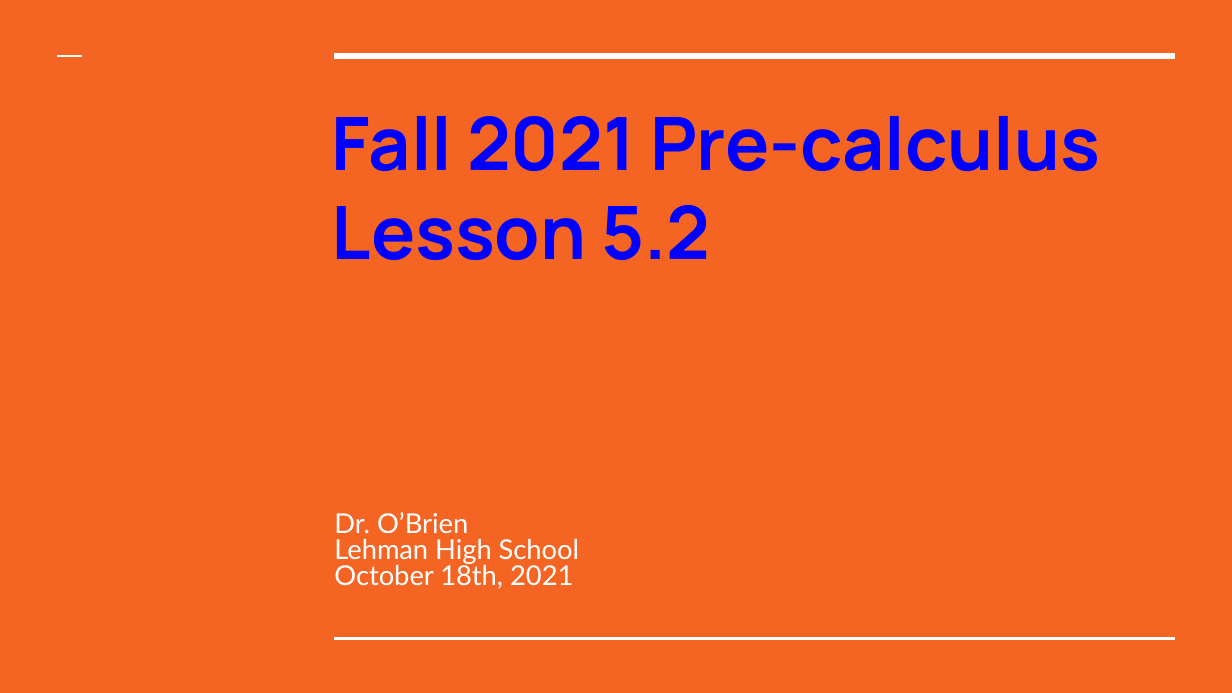
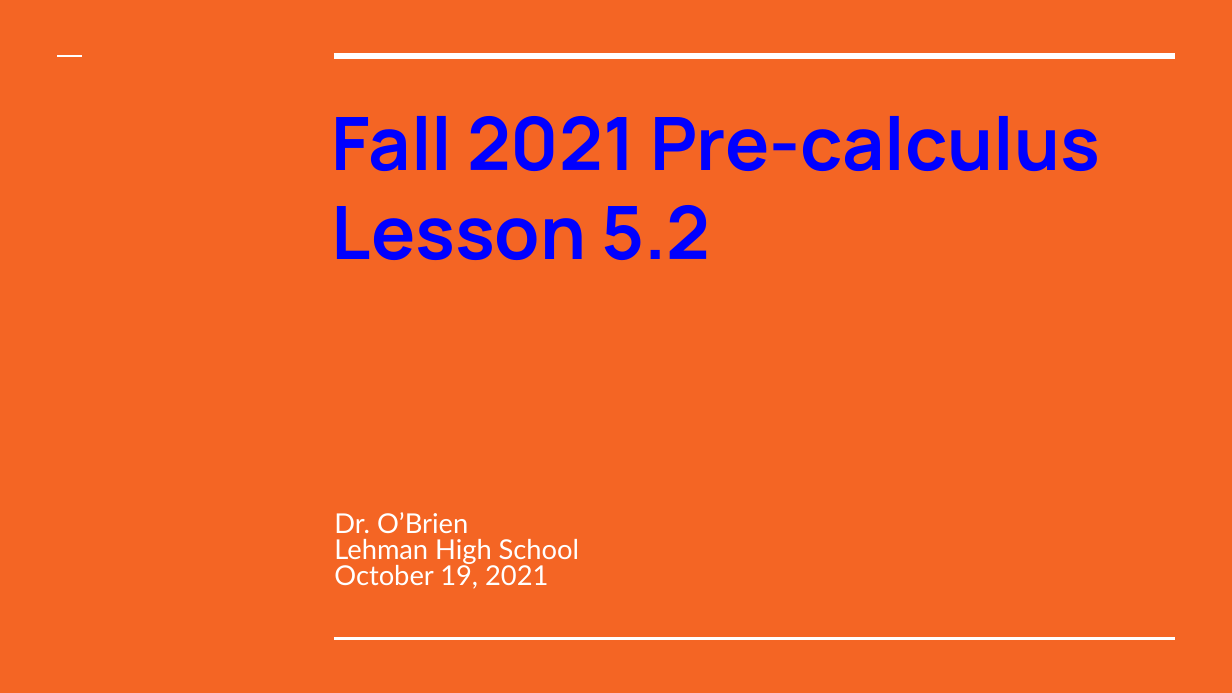
Before and after one commit to cobrien87/work, a slide deck: slide 1 of print/lesson 5.1 precal.pptx. Drawn at 1232x693 pixels with LibreOffice and Linux fonts; fonts in the diff are those of the drawing; background and template pictures are left out. Boxes give left, top, right and bottom in pixels: in the first picture for what was removed or moved away, otherwise in the second. Text is boxed around its words. In the diff, an @@ line names an element or a change of style, - is before the commit and + after.

```diff
--- a/print/lesson 5.1 precal.pptx
+++ b/print/lesson 5.1 precal.pptx
@@ subtitle at (334, 562, 548, 589): text changed @@
-October 18th, 2021
+October 19, 2021
```
Also in this commit, not shown: 8 other slides changed, 5 slides added, 2 slides removed, 3 other files.
